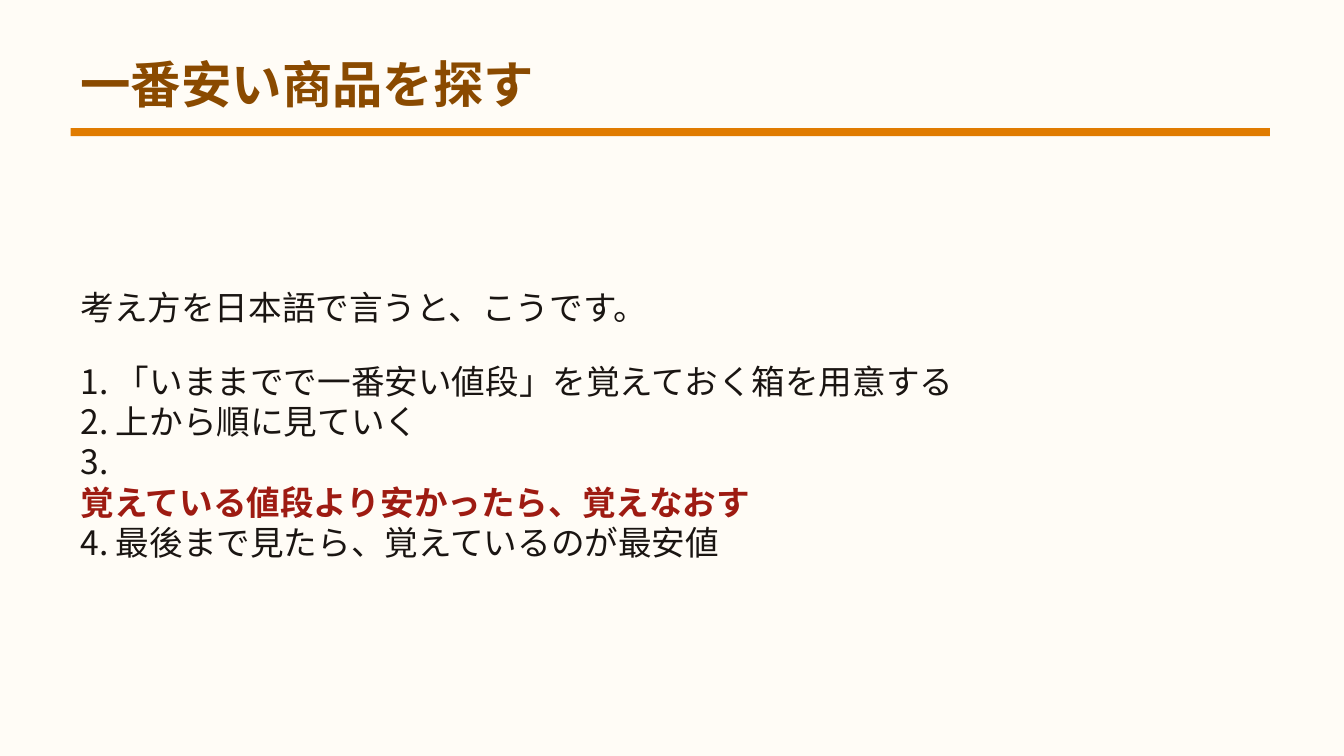
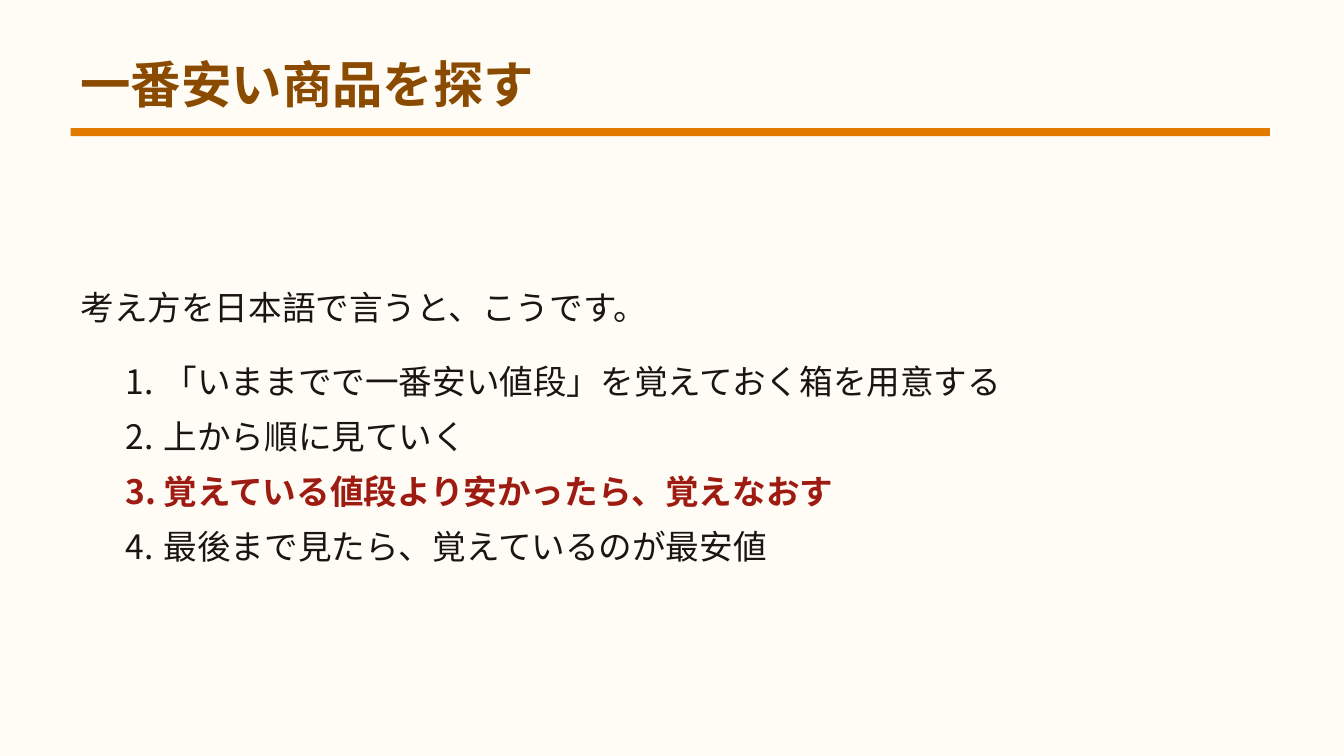
Before and after one commit to yuracode/isshop, a slide deck: slide 35 of docs/slides.pptx. Drawn at 1344x756 pixels with LibreOffice and Linux fonts; fonts in the diff are those of the drawing. Boxes give left, top, right and bottom in pixels: in the first picture for what was removed or moved away, otherwise in the second. Text is boxed around its words. In the diff, an @@ line names an element or a change of style, - is before the commit and + after.

```diff
--- a/docs/slides.pptx
+++ b/docs/slides.pptx
@@ text at [164,365,1001,397]: text changed @@
-1. 「いままでで一番安い値段」を覚えておく箱を用意する
-2. 上から順に見ていく
-3.
-覚えている値段より安かったら、覚えなおす
-4. 最後まで見たら、覚えているのが最安値
+1. 「いままでで一番安い値段」を覚えておく箱を用意する
@@ text added at [164,421,466,452], 24 pt, text #1A1512 @@
+2. 上から順に見ていく
@@ text added at [164,475,834,507], 24 pt, text #9E1B12, bold @@
+3. 覚えている値段より安かったら、覚えなおす
@@ text added at [164,530,767,562], 24 pt, text #1A1512 @@
+4. 最後まで見たら、覚えているのが最安値
```
Also in this commit, not shown: 7 other slides changed, 3 other files.
